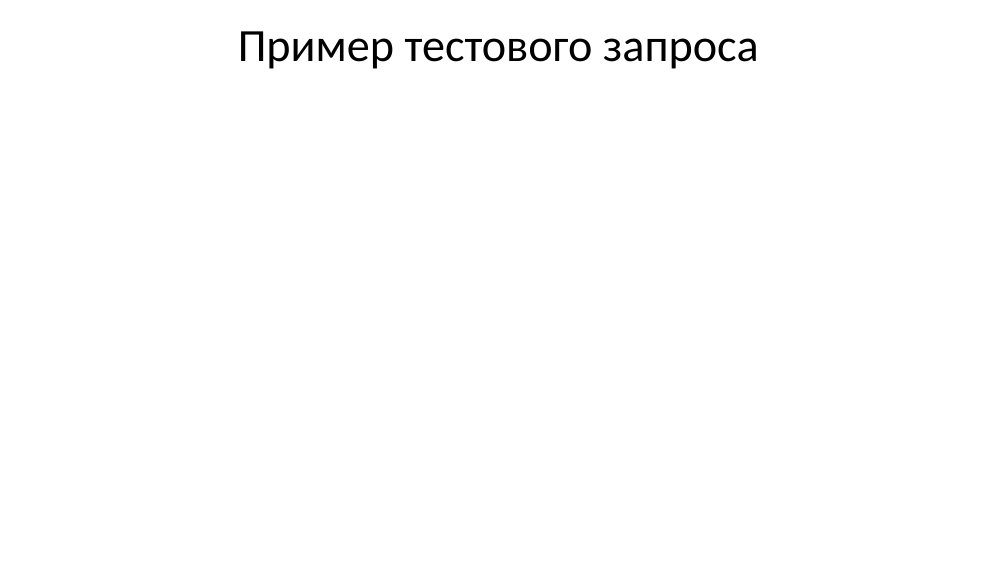
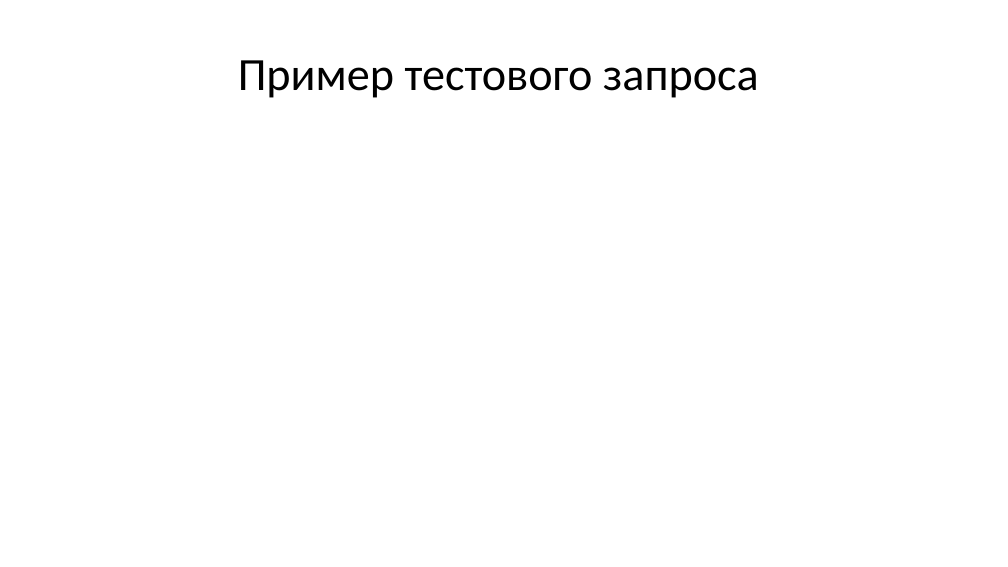
Before and after one commit to Pinkyuu/api-rock-paper-scissors, a slide deck: slide 12 of Создание API для игры.pptx (slide 17 before the commit). Drawn at 1008x567 pixels with LibreOffice and Linux fonts; fonts in the diff are those of the drawing; background and template pictures are left out. Boxes give left, top, right and bottom in pixels: in the first picture for what was removed or moved away, otherwise in the second. Text is boxed around its words. In the diff, an @@ line names an element or a change of style, - is before the commit and + after.

```diff
--- a/Создание API для игры.pptx
+++ b/Создание API для игры.pptx
@@ title "Пример тестового запроса": place and size @@
-title "Пример тестового запроса" at box(238, 31, 759, 69)
+title "Пример тестового запроса" at box(238, 60, 759, 98)
```
Also in this commit, not shown: 2 other slides changed, 2 slides added, 7 slides removed.
